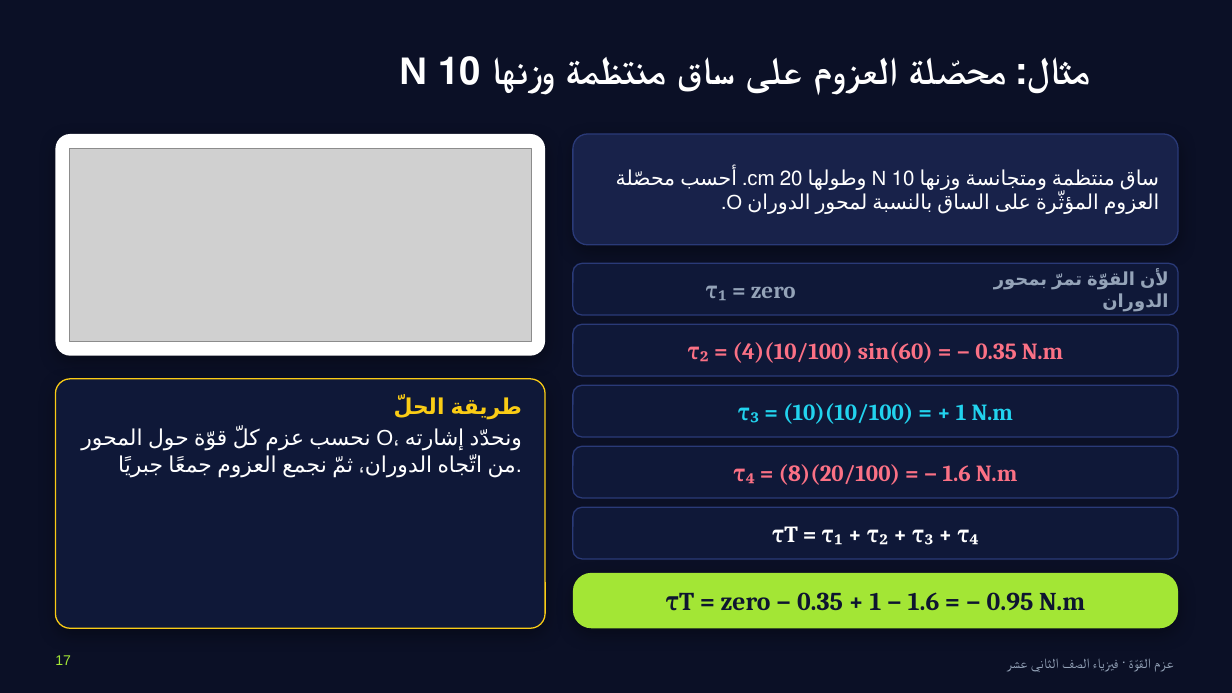
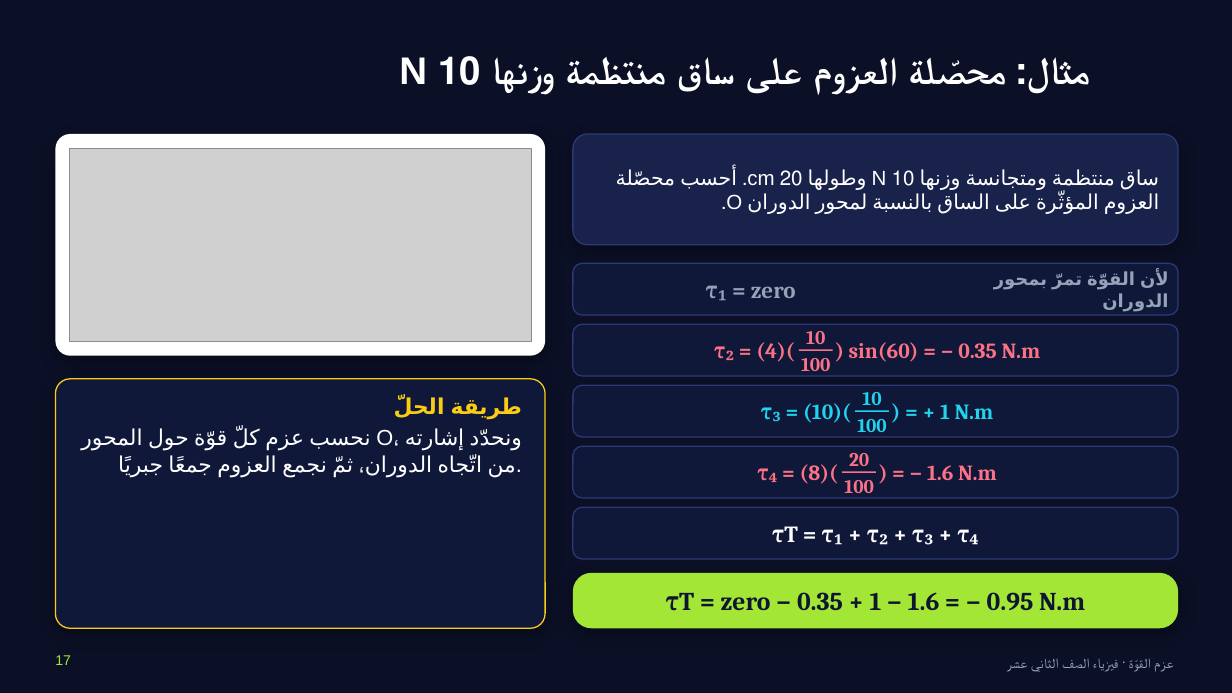
Before and after one commit to loaialkhaldi-png/Physics-tube, a slide deck: slide 17 of عزم_القوة_عرض_تفاعلي.pptx. Drawn at 1232x693 pixels with LibreOffice and Linux fonts; fonts in the diff are those of the drawing; grey boxes stand for pictures; background and template pictures are left out. Boxes give left, top, right and bottom in pixels: in the first picture for what was removed or moved away, otherwise in the second. Text is boxed around its words. In the diff, an @@ line names an element or a change of style, - is before the commit and + after.

```diff
--- a/عزم_القوة_عرض_تفاعلي.pptx
+++ b/عزم_القوة_عرض_تفاعلي.pptx
@@ group added at <box>714,331,845,376</box>: 4 texts, 1 line @@
+τ₂ = (4)(
+10
+100
+)
@@ text at <box>849,342,1041,362</box>: text changed; size 18 to 16.7 pt @@
-τ₂ = (4)(10/100) sin(60) = − 0.35 N.m
+sin(60) = − 0.35 N.m
@@ group added at <box>761,392,901,437</box>: 4 texts, 1 line @@
+τ₃ = (10)(
+10
+100
+)
@@ text at <box>940,404,994,419</box>: text changed; size 18 to 16.7 pt @@
-τ₃ = (10)(10/100) = + 1 N.m
+= + 1 N.m
@@ group added at <box>757,453,888,498</box>: 4 texts, 1 line @@
+τ₄ = (8)(
+20
+100
+)
@@ text at <box>927,465,997,480</box>: text changed; size 18 to 16.7 pt @@
-τ₄ = (8)(20/100) = − 1.6 N.m
+= − 1.6 N.m
```
Also in this commit, not shown: 5 other slides changed, 6 other files.
